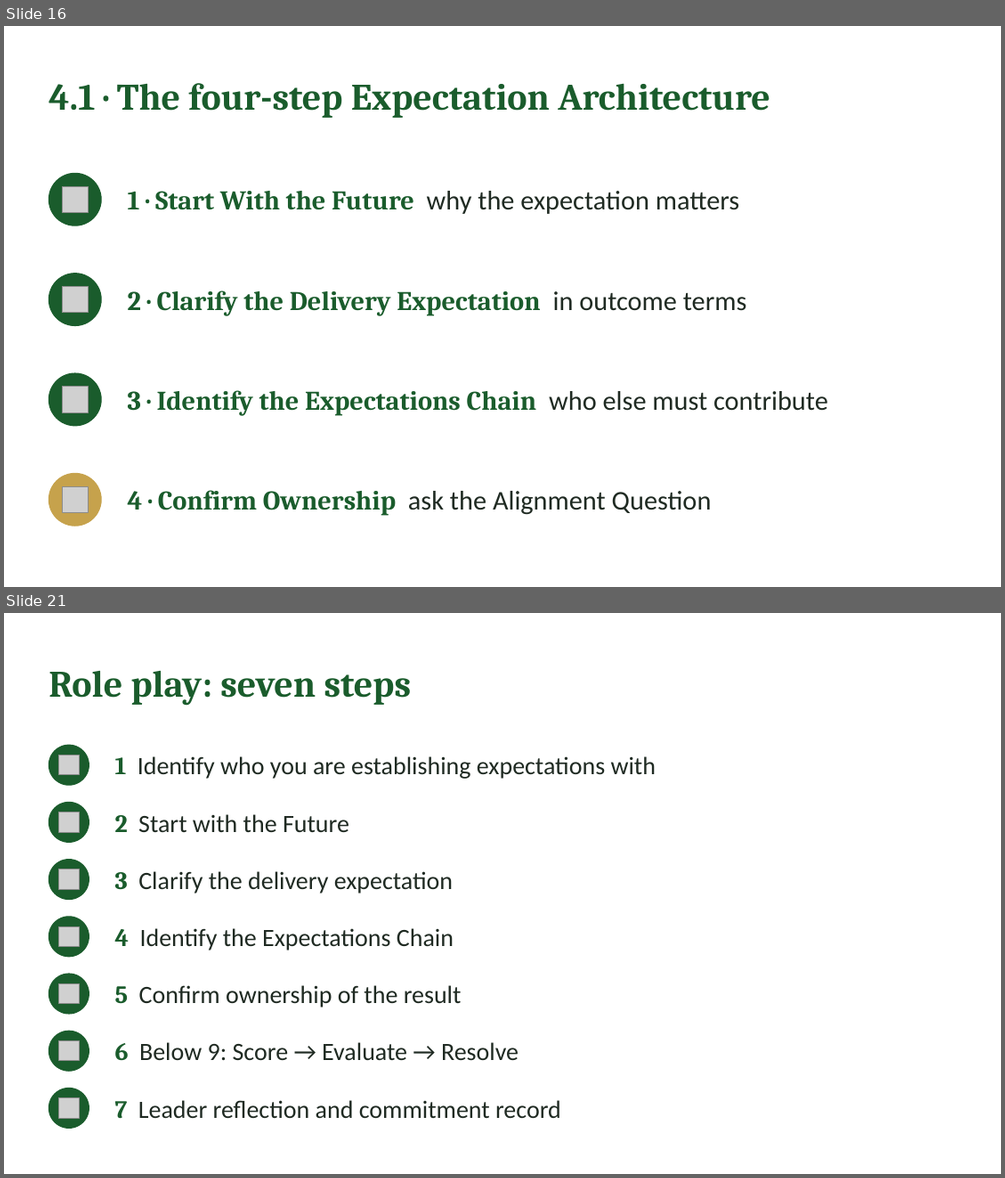
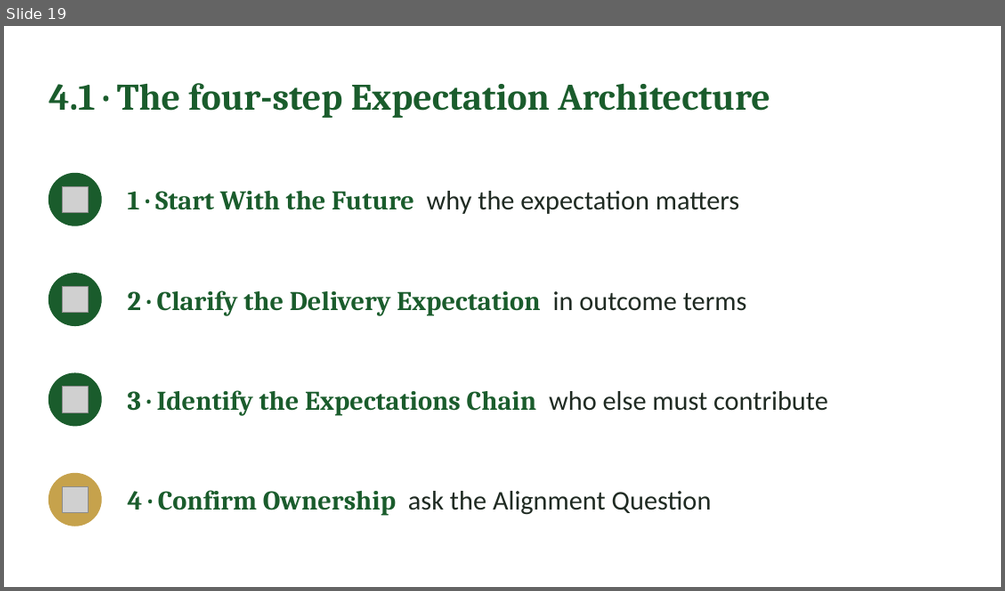
Before and after one commit to IBSL26/ibsl-platform, a slide deck: Unit decks/Unit 07 - Establishing Performance Expectations.pptx. Shown one above the other, each under a label of ours: slides 16 and 21 before the commit, slide 19 after it; the slides between them are not shown. The pictures are 1005x1178 and 1005x591 pixels, drawn with LibreOffice and Linux fonts; fonts in the diff are those of the drawing; grey boxes stand for pictures. Boxes give left, top, right and bottom in pixels: in the first picture for what was removed or moved away, otherwise in the second. Text is boxed around its words. In the diff, an @@ line names an element or a change of style, - is before the commit and + after.

Commit message:
Unit 7: Establishing Performance Expectations, alignment dialogue in 1.4, Section 5 in two exercises, Capstone five boxes, deck

```diff
--- a/Unit decks/Unit 07 - Establishing Performance Expectations.pptx
+++ b/Unit decks/Unit 07 - Establishing Performance Expectations.pptx
@@ slide 21 removed at (4,613,1001,1174), background #FFFFFF @@
@@ text removed at (48,671,412,706) @@
-Role play: seven steps
@@ ellipse removed at (48,745,89,785) @@
@@ picture removed at (58,755,79,775) @@
@@ text removed at (115,756,655,779) @@
-1 Identify who you are establishing expectations with
@@ ellipse removed at (48,803,89,843) @@
@@ picture removed at (58,811,79,832) @@
@@ text removed at (115,814,349,832) @@
-2 Start with the Future
@@ ellipse removed at (48,859,89,900) @@
@@ picture removed at (58,869,79,890) @@
@@ text removed at (115,871,453,893) @@
-3 Clarify the delivery expectation
@@ ellipse removed at (48,916,89,957) @@
@@ picture removed at (58,926,79,947) @@
@@ text removed at (115,928,453,950) @@
-4 Identify the Expectations Chain
@@ ellipse removed at (48,973,89,1013) @@
@@ picture removed at (58,984,79,1004) @@
@@ text removed at (115,985,461,1007) @@
-5 Confirm ownership of the result
@@ ellipse removed at (48,1031,89,1071) @@
@@ picture removed at (58,1041,79,1061) @@
@@ text removed at (115,1042,518,1060) @@
-6 Below 9: Score → Evaluate → Resolve
@@ ellipse removed at (48,1088,89,1128) @@
@@ picture removed at (58,1097,79,1118) @@
@@ text removed at (115,1100,561,1119) @@
-7 Leader reflection and commitment record
@@ what was slide 16 is now slide 19 @@
```
Also in this commit, not shown: 7 slides changed, 6 slides added, 3 other slides removed, 27 other files.
